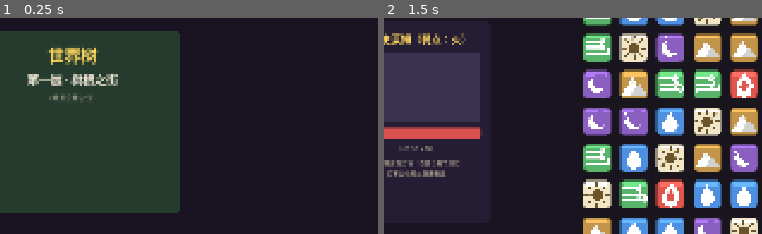
Above: before the commit, frames 1-2 (left to right).
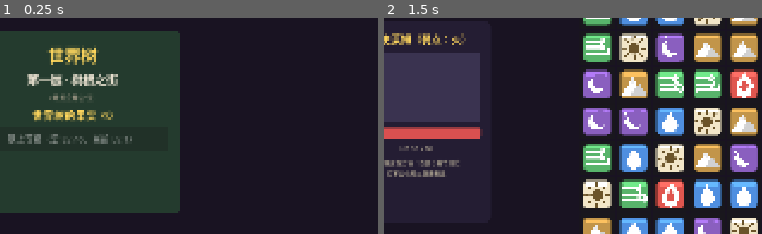
Above: after the commit, the same moments.

Repository: MengUkal/--Idle-simulation-management-self-test
Game: Godot game, scene res://scenes/main/main.tscn
Two runs of this game, one before a commit and one after it. Both use one fixed random seed, a clock stepped at 60 frames per second and the inputs below.
Inputs:
- Up to frame 1 (0.25 s): no input
- Up to frame 2 (1.5 s): click "献金升级 → Lv.2（10 G）" at 0.5 s; click "出发冒险（三消战斗）" at 1.25 s
The pictures show only the part of the screen within x 9-59%, y 24-74%; the shares and areas given below are measured in that part.

The runs differ from the first frame. In frame 1, 1.4% of the frame differs, in the area x 2-35%, y 42-59%; in frame 2, nothing differs.

Commit message:
feat(m4): rebirth system - fruits, gates, triple-track bonuses, save v4
- six design decisions approved via Q&A + numeric tuning finalized by simulation
- threshold step 5 (40/45/50...), fruit curve ((lv-30)/4)^1.8: Lv40=5/Lv45=10/Lv50=18
- per fruit: income +5%, train cost -2%, atk power +1% (sim: cycles 132-146 min converge, ancient tree killable round 3)
- do_rebirth() resets level/gold/lines, keeps holdings/market/fruits; save schema v3 -> v4
- main UI: fruit counter, offer-level panel + confirm dialog, Lv.38 wall guide toast
- dev panel: rebirth debug row; tests: 12 balance asserts + rebirth loop sim (4 suites green)

Diff:
--- a/autoload/event_bus.gd
+++ b/autoload/event_bus.gd
@@ -11,3 +11,4 @@
 signal essence_changed(total: int)          # 元素精华变化
 signal line_changed(kind: String, level: int)  # 训练线升级（atk/bounty/income）
 signal holdings_changed(idx: int, total: int)  # 标的持仓变化（交易所）
+signal rebirth_performed(gained: int, total: int, count: int)  # 重生完成（M4：本次果实/累计/轮数）
--- a/autoload/game_state.gd
+++ b/autoload/game_state.gd
@@ -11,11 +11,15 @@
 var bounty_line := 0                      # 赏金训练线等级
 var income_line := 0                      # 收入训练线等级
 var holdings := [0, 0, 0]                 # 交易所持仓（按 Balance.MARKET_TARGETS 顺序）
+var fruits := 0                           # 世界树的果实（重生永久货币，M4）
+var rebirth_count := 0                    # 已重生轮数（M4）
+var rebirth_guide_shown := false          # Lv.38 触墙引导已弹过（M4）
 
 
 func income_per_sec() -> float:
-	# 挂机收入 = 基础公式 × 收入训练线倍率
-	return Balance.income_per_sec(level) * Balance.train_multiplier(income_line)
+	# 挂机收入 = 基础公式 × 收入训练线倍率 × 果实加成（M4：每颗 +5%）
+	return Balance.income_per_sec(level) * Balance.train_multiplier(income_line) \
+		* Balance.income_fruit_mult(fruits)
 
 
 func add_essence(amount: int) -> void:
@@ -37,8 +41,9 @@
 
 
 func upgrade_line(kind: String) -> bool:
-	## 用元素精华升级训练线（NGU 式多线成长）
-	var cost := int(Balance.train_cost(line_level(kind)))
+	## 用元素精华升级训练线（NGU 式多线成长；费用乘果实折扣 × 轮数衰减，M4）
+	var cost := int(ceil(Balance.train_cost(line_level(kind)) \
+		* Balance.train_cost_mult(fruits, rebirth_count)))
 	if essence < cost:
 		return false
 	essence -= cost
@@ -54,6 +59,49 @@
 	if kind == "income":
 		EventBus.income_changed.emit(income_per_sec())
 	return true
+
+
+# ---------- 重生转生（M4，2026-10-10 六项拍板） ----------
+
+func rebirth_threshold() -> int:
+	## 本轮重生所需等级（40 + 8×已重生轮数）
+	return Balance.rebirth_threshold(rebirth_count)
+
+
+func pending_fruits() -> int:
+	## 若现在重生可获得的果实数
+	return Balance.fruits_for_level(level)
+
+
+func rebirth_ready() -> bool:
+	return level >= rebirth_threshold()
+
+
+func do_rebirth() -> int:
+	## 献上等级：重置换果实。返回本次获得的果实数（未达门槛返回 -1）。
+	## 清零：等级/吉尔/精华/三训练线/所在层；保留：果实、持仓、行情、累计统计。
+	if not rebirth_ready():
+		return -1
+	var gained := pending_fruits()
+	fruits += gained
+	rebirth_count += 1
+	money = Balance.START_MONEY
+	level = Balance.START_LEVEL
+	floor_index = 1
+	essence = 0
+	atk_line = 0
+	bounty_line = 0
+	income_line = 0
+	EventBus.money_changed.emit(money)
+	EventBus.income_changed.emit(income_per_sec())
+	EventBus.level_changed.emit(level)
+	EventBus.floor_changed.emit(floor_index)
+	EventBus.essence_changed.emit(essence)
+	EventBus.line_changed.emit("atk", 0)
+	EventBus.line_changed.emit("bounty", 0)
+	EventBus.line_changed.emit("income", 0)
+	EventBus.rebirth_performed.emit(gained, fruits, rebirth_count)
+	return gained
 
 
 func can_afford(cost: float) -> bool:
@@ -104,6 +152,9 @@
 	atk_line = 0
 	bounty_line = 0
 	income_line = 0
+	fruits = 0
+	rebirth_count = 0
+	rebirth_guide_shown = false
 	EventBus.money_changed.emit(money)
 	EventBus.income_changed.emit(income_per_sec())
 	EventBus.level_changed.emit(level)
@@ -184,5 +235,10 @@
 		"income":
 			income_line = lv
 	EventBus.line_changed.emit(kind, line_level(kind))
-	if kind == "income":
-		EventBus.income_changed.emit(income_per_sec())
+
+
+func debug_set_rebirth(new_fruits: int, new_count: int) -> void:
+	## 【修改器】直接设置果实与重生轮数（测试各档重生加成）
+	fruits = maxi(new_fruits, 0)
+	rebirth_count = maxi(new_count, 0)
+	EventBus.income_changed.emit(income_per_sec())
--- a/autoload/save_manager.gd
+++ b/autoload/save_manager.gd
@@ -3,7 +3,7 @@
 ## 【已拍板】离线收益 MVP 不做：关游戏期间不产出，读档回到离开时的数值。
 
 const SAVE_PATH := "user://save.json"
-const SCHEMA_VERSION := 3
+const SCHEMA_VERSION := 4
 
 var _autosave_timer := 0.0
 
@@ -37,6 +37,10 @@
 		"income_line": GameState.income_line,
 		"holdings": GameState.holdings.duplicate(),
 		"market": Market.dump_state(),
+		# schema v4 字段（重生，M4）
+		"fruits": GameState.fruits,
+		"rebirth_count": GameState.rebirth_count,
+		"rebirth_guide_shown": GameState.rebirth_guide_shown,
 	}
 	var file := FileAccess.open(SAVE_PATH, FileAccess.WRITE)
 	if file == null:
@@ -71,6 +75,10 @@
 	if h.size() == GameState.holdings.size():
 		GameState.holdings = h.duplicate()
 	Market.apply_state(data.get("market", {}))
+	# schema v4 字段（重生，M4；v3 旧档缺省为 0，天然兼容）
+	GameState.fruits = int(data.get("fruits", 0))
+	GameState.rebirth_count = int(data.get("rebirth_count", 0))
+	GameState.rebirth_guide_shown = bool(data.get("rebirth_guide_shown", false))
 
 
 func delete_save() -> void:
--- a/data/balance.gd
+++ b/data/balance.gd
@@ -113,6 +113,37 @@
 	return 1.0 + TRAIN_EFFECT_PER_LEVEL * float(line_level)
 
 
+# ---------- 重生公式（M4） ----------
+
+static func rebirth_threshold(rebirth_count: int) -> int:
+	## 第 rebirth_count+1 轮重生所需等级：已重生 0 次 → 40，1 次 → 48…
+	return REBIRTH_LEVEL_BASE + REBIRTH_LEVEL_STEP * rebirth_count
+
+
+static func fruits_for_level(level: int) -> int:
+	## 重生瞬间按当时等级一次性结算果实【数值定稿】
+	## 曲线：Lv.40→5、Lv.45→10、Lv.50→18、Lv.55→27、Lv.60→38
+	if level <= 30:
+		return 0
+	return int(pow((float(level) - 30.0) / FRUIT_DIV, FRUIT_POW))
+
+
+static func income_fruit_mult(fruits: int) -> float:
+	## 挂机收入果实乘数：每颗 +5%
+	return 1.0 + FRUIT_INCOME_PER * float(fruits)
+
+
+static func atk_fruit_mult(fruits: int) -> float:
+	## 攻击效果果实乘数：每颗 +1%（三轨化，数值定稿 2026-10-10）
+	return 1.0 + FRUIT_ATK_PER * float(fruits)
+
+
+static func train_cost_mult(fruits: int, rebirth_count: int) -> float:
+	## 训练费用总乘数：果实折扣 × 轮数永久衰减
+	return pow(1.0 - FRUIT_TRAIN_DISCOUNT, float(fruits)) \
+		* pow(1.0 - REBIRTH_TRAIN_DECAY, float(rebirth_count))
+
+
 static func trade_cost(price: float, shares: int) -> Dictionary:
 	## 买入成本：含 1% 手续费
 	var gross := price * float(shares)
@@ -125,6 +156,17 @@
 	var gross := price * float(shares)
 	return gross - gross * MARKET_FEE_RATE
 
+
+# ---------- 重生转生（M4，2026-10-10 六项拍板 + 数值定稿问答，详见设计文档 §14） ----------
+const REBIRTH_GUIDE_LEVEL := 38     # 【已拍板】首次触墙引导等级（弹世界树引导）
+const REBIRTH_LEVEL_BASE := 40      # 【已拍板】首轮重生门槛
+const REBIRTH_LEVEL_STEP := 5       # 【已拍板 8 → 数值定稿 5】每轮门槛递增（40/45/50…）
+const FRUIT_INCOME_PER := 0.05      # 【已拍板】每颗果实：挂机收入 +5%
+const FRUIT_TRAIN_DISCOUNT := 0.02  # 【已拍板】每颗果实：训练费用 -2%
+const FRUIT_ATK_PER := 0.01         # 【数值定稿】每颗果实：攻击效果 +1%（三轨化）
+const REBIRTH_TRAIN_DECAY := 0.05   # 【已拍板】每轮重生：训练费用永久 -5%
+const FRUIT_POW := 1.8              # 【数值定稿】果实公式幂次
+const FRUIT_DIV := 4.0              # 【数值定稿】果实公式除数（等级起点固定 30）
 
 # ---------- 存档 ----------
 const AUTOSAVE_INTERVAL_SEC := 10.0
--- a/scenes/dev/dev_panel.gd
+++ b/scenes/dev/dev_panel.gd
@@ -133,6 +133,37 @@
 	to_f1.pressed.connect(func() -> void: GameState.go_to_floor(1))
 	tp_row.add_child(to_f1)
 
+	# 重生（M4）
+	var rb_row := HBoxContainer.new()
+	rb_row.add_theme_constant_override("separation", 8)
+	box.add_child(rb_row)
+	var rb_lab := Label.new()
+	rb_lab.text = "重生调试"
+	rb_lab.custom_minimum_size = Vector2(92, 0)
+	rb_lab.add_theme_font_size_override("font_size", 16)
+	rb_lab.add_theme_color_override("font_color", COL_TEXT)
+	rb_row.add_child(rb_lab)
+	var fruit_input := LineEdit.new()
+	fruit_input.text = "10"
+	fruit_input.custom_minimum_size = Vector2(70, 32)
+	fruit_input.add_theme_font_size_override("font_size", 16)
+	rb_row.add_child(fruit_input)
+	var add_fruit := Button.new()
+	add_fruit.text = "果实+"
+	add_fruit.custom_minimum_size = Vector2(80, 32)
+	add_fruit.add_theme_font_size_override("font_size", 15)
+	add_fruit.pressed.connect(func() -> void:
+		GameState.debug_set_rebirth(GameState.fruits + _to_i(fruit_input.text), GameState.rebirth_count))
+	rb_row.add_child(add_fruit)
+	var set_rb := Button.new()
+	set_rb.text = "轮数设1"
+	set_rb.custom_minimum_size = Vector2(80, 32)
+	set_rb.add_theme_font_size_override("font_size", 15)
+	set_rb.tooltip_text = "把已重生轮数设为 1（模拟重生过一次的状态）"
+	set_rb.pressed.connect(func() -> void:
+		GameState.debug_set_rebirth(GameState.fruits, maxi(GameState.rebirth_count, 1)))
+	rb_row.add_child(set_rb)
+
 	# 棋盘工具（战斗界面生效）
 	var bd_row := HBoxContainer.new()
 	bd_row.add_theme_constant_override("separation", 8)
@@ -248,11 +279,12 @@
 
 
 func _refresh_stats() -> void:
-	_stats.text = "Lv.%d ｜ 吉尔 %s ｜ 精华 %d\n收入 %s/秒 ｜ 攻/赏/收线 %d/%d/%d ｜ 所在层 %d" % [
+	_stats.text = "Lv.%d ｜ 吉尔 %s ｜ 精华 %d\n收入 %s/秒 ｜ 攻/赏/收线 %d/%d/%d ｜ 所在层 %d\n果实 %d ｜ 已重生 %d 轮 ｜ 下轮门槛 Lv.%d" % [
 		GameState.level,
 		Balance.format_number(GameState.money),
 		GameState.essence,
 		Balance.format_number(GameState.income_per_sec()),
 		GameState.atk_line, GameState.bounty_line, GameState.income_line,
 		GameState.floor_index,
+		GameState.fruits, GameState.rebirth_count, GameState.rebirth_threshold(),
 	]
--- a/scenes/main/main.gd
+++ b/scenes/main/main.gd
@@ -26,6 +26,12 @@
 @onready var _reset_confirm: Control = %ResetConfirm
 @onready var _reset_cancel_btn: Button = %ResetCancelBtn
 @onready var _reset_apply_btn: Button = %ResetApplyBtn
+@onready var _fruits_label: Label = %FruitsLabel
+@onready var _rebirth_button: Button = %RebirthButton
+@onready var _rebirth_confirm: Control = %RebirthConfirm
+@onready var _rebirth_info: Label = %RebirthInfo
+@onready var _rebirth_cancel_btn: Button = %RebirthCancelBtn
+@onready var _rebirth_apply_btn: Button = %RebirthApplyBtn
 
 
 func _ready() -> void:
@@ -50,6 +56,7 @@
 	EventBus.save_completed.connect(_on_save_completed)
 	EventBus.essence_changed.connect(_on_essence_changed)
 	EventBus.line_changed.connect(_on_line_changed)
+	EventBus.rebirth_performed.connect(_on_rebirth_performed)
 	_upgrade_button.pressed.connect(_on_upgrade_pressed)
 	_floor2_button.pressed.connect(_on_floor2_pressed)
 	_adventure_button.pressed.connect(_on_adventure_pressed)
@@ -57,6 +64,9 @@
 	_reset_button.pressed.connect(_on_reset_pressed)
 	_reset_cancel_btn.pressed.connect(_on_reset_cancelled)
 	_reset_apply_btn.pressed.connect(_on_reset_confirmed)
+	_rebirth_button.pressed.connect(_on_rebirth_pressed)
+	_rebirth_cancel_btn.pressed.connect(_on_rebirth_cancelled)
+	_rebirth_apply_btn.pressed.connect(_on_rebirth_confirmed)
 	_line_atk.pressed.connect(_on_line_pressed.bind("atk"))
 	_line_bounty.pressed.connect(_on_line_pressed.bind("bounty"))
 	_line_income.pressed.connect(_on_line_pressed.bind("income"))
@@ -76,7 +86,9 @@
 
 func _on_level_changed(new_level: int) -> void:
 	_refresh_buttons()
+	_refresh_rebirth()
 	_check_milestone(new_level)
+	_check_rebirth_guide(new_level)
 
 
 func _on_money_not_enough(_needed: float) -> void:
@@ -138,6 +150,56 @@
 	GameState.upgrade_line(kind)
 
 
+# ---------- 重生转生（M4） ----------
+
+func _check_rebirth_guide(new_level: int) -> void:
+	## 【已拍板】Lv.38 首次触墙：世界树引导（仅首轮回弹一次，弹过即记档）
+	if GameState.rebirth_count > 0 or GameState.rebirth_guide_shown:
+		return
+	if new_level < Balance.REBIRTH_GUIDE_LEVEL:
+		return
+	GameState.rebirth_guide_shown = true
+	_show_toast("世界树低语：献金越来越重了……把等级献给我，我将结出果实回赠")
+
+
+func _on_rebirth_pressed() -> void:
+	if not GameState.rebirth_ready():
+		return
+	var gained := GameState.pending_fruits()
+	_rebirth_info.text = "将获得世界树的果实 ×%d\n（此后每颗果实：挂机收入 +5%%、训练费用 -2%%）\n\n将失去：Lv.%d 的等级、全部吉尔、全部训练线\n（交易所持仓与行情保留）" % [
+		gained, GameState.level,
+	]
+	_rebirth_confirm.visible = true
+
+
+func _on_rebirth_cancelled() -> void:
+	_rebirth_confirm.visible = false
+
+
+func _on_rebirth_confirmed() -> void:
+	_rebirth_confirm.visible = false
+	var gained := GameState.do_rebirth()
+	if gained < 0:
+		return
+	SaveManager.save()  # 重生是关键节点，立即落盘
+	_refresh_all()
+
+
+func _on_rebirth_performed(gained: int, total: int, count: int) -> void:
+	_show_toast("献上等级！世界树结出果实 ×%d（累计 %d，第 %d 轮）" % [gained, total, count])
+
+
+func _refresh_rebirth() -> void:
+	_fruits_label.text = "世界树的果实 ×%d" % GameState.fruits
+	var threshold := GameState.rebirth_threshold()
+	if GameState.rebirth_ready():
+		_rebirth_button.disabled = false
+		_rebirth_button.text = "献上等级（可得果实 ×%d）" % GameState.pending_fruits()
+	else:
+		_rebirth_button.disabled = true
+		_rebirth_button.text = "献上等级（需 Lv.%d，当前 Lv.%d）" % [threshold, GameState.level]
+
+
 # ---------- 刷新 ----------
 
 func _refresh_all() -> void:
@@ -146,6 +208,7 @@
 	_on_floor_changed(GameState.floor_index)
 	_refresh_buttons()
 	_refresh_training()
+	_refresh_rebirth()
 
 
 func _refresh_buttons() -> void:
@@ -173,10 +236,11 @@
 
 func _refresh_training() -> void:
 	_essence_label.text = "元素精华：%d" % GameState.essence
+	var tcm := Balance.train_cost_mult(GameState.fruits, GameState.rebirth_count)
 	for kind: String in _line_buttons.keys():
 		var btn: Button = _line_buttons[kind]
 		var lv := GameState.line_level(kind)
-		var cost := int(Balance.train_cost(lv))
+		var cost := int(ceil(Balance.train_cost(lv) * tcm))
 		btn.text = "%s Lv.%d → %d（%d 精华）" % [LINE_NAMES[kind], lv, lv + 1, cost]
 		btn.disabled = GameState.essence < cost
 
--- a/scenes/main/main.tscn
+++ b/scenes/main/main.tscn
@@ -108,6 +108,21 @@
 text = "（场景立绘占位）"
 horizontal_alignment = 1
 
+[node name="FruitsLabel" type="Label" parent="TreePanel/TreeBox" unique_id=2100000101]
+unique_name_in_owner = true
+layout_mode = 2
+theme_override_colors/font_color = Color(1, 0.84313726, 0.36862746, 1)
+theme_override_font_sizes/font_size = 26
+text = "世界树的果实 ×0"
+horizontal_alignment = 1
+
+[node name="RebirthButton" type="Button" parent="TreePanel/TreeBox" unique_id=2100000102]
+unique_name_in_owner = true
+custom_minimum_size = Vector2(0, 56)
+layout_mode = 2
+theme_override_font_sizes/font_size = 21
+text = "献上等级（需 Lv.40）"
+
 [node name="RightPanel" type="VBoxContainer" parent="." unique_id=1502659765]
 layout_mode = 0
 anchor_left = 1.0
@@ -280,3 +295,54 @@
 theme_override_colors/font_color = Color(1, 0.5, 0.5, 1)
 theme_override_font_sizes/font_size = 20
 text = "确定重置"
+
+[node name="RebirthConfirm" type="CenterContainer" parent="." unique_id=2100000103]
+unique_name_in_owner = true
+visible = false
+layout_mode = 0
+anchor_right = 1.0
+anchor_bottom = 1.0
+
+[node name="RebirthPanel" type="PanelContainer" parent="RebirthConfirm" unique_id=2100000104]
+custom_minimum_size = Vector2(560, 0)
+layout_mode = 2
+theme_override_styles/panel = SubResource("StyleBoxFlat_iuonh")
+
+[node name="RebirthBox" type="VBoxContainer" parent="RebirthConfirm/RebirthPanel" unique_id=2100000105]
+layout_mode = 2
+theme_override_constants/separation = 14
+
+[node name="RebirthTitle" type="Label" parent="RebirthConfirm/RebirthPanel/RebirthBox" unique_id=2100000106]
+layout_mode = 2
+theme_override_colors/font_color = Color(1, 0.84313726, 0.36862746, 1)
+theme_override_font_sizes/font_size = 28
+text = "献上等级"
+horizontal_alignment = 1
+
+[node name="RebirthInfo" type="Label" parent="RebirthConfirm/RebirthPanel/RebirthBox" unique_id=2100000107]
+unique_name_in_owner = true
+layout_mode = 2
+theme_override_colors/font_color = Color(0.9098039, 0.8784314, 0.8117647, 1)
+theme_override_font_sizes/font_size = 20
+text = "……"
+horizontal_alignment = 1
+
+[node name="RebirthButtons" type="HBoxContainer" parent="RebirthConfirm/RebirthPanel/RebirthBox" unique_id=2100000108]
+layout_mode = 2
+theme_override_constants/separation = 16
+alignment = 1
+
+[node name="RebirthCancelBtn" type="Button" parent="RebirthConfirm/RebirthPanel/RebirthBox/RebirthButtons" unique_id=2100000109]
+unique_name_in_owner = true
+custom_minimum_size = Vector2(140, 48)
+layout_mode = 2
+theme_override_font_sizes/font_size = 20
+text = "再练练"
+
+[node name="RebirthApplyBtn" type="Button" parent="RebirthConfirm/RebirthPanel/RebirthBox/RebirthButtons" unique_id=2100000110]
+unique_name_in_owner = true
+custom_minimum_size = Vector2(140, 48)
+layout_mode = 2
+theme_override_colors/font_color = Color(1, 0.84313726, 0.36862746, 1)
+theme_override_font_sizes/font_size = 20
+text = "献上等级"
--- a/tests/balance_test.gd
+++ b/tests/balance_test.gd
@@ -49,6 +49,20 @@
 	check("训练线 1→2 费用 = 25×1.35", Balance.train_cost(1), 25.0 * 1.35)
 	check("训练线 2 级倍率 = 1.10", Balance.train_multiplier(2), 1.10)
 	check("里程碑 Lv.8 奖励 30 精华", Balance.MILESTONE_EP[8], 30)
+	# 重生公式（M4，2026-10-10 六项拍板 + 数值定稿）
+	check("重生门槛：0 轮 = 40", Balance.rebirth_threshold(0), 40)
+	check("重生门槛：1 轮 = 45", Balance.rebirth_threshold(1), 45)
+	check("重生门槛：3 轮 = 55", Balance.rebirth_threshold(3), 55)
+	check("果实结算：Lv.30 = 0", Balance.fruits_for_level(30), 0)
+	check("果实结算：Lv.40 = 5", Balance.fruits_for_level(40), 5)
+	check("果实结算：Lv.45 = 10", Balance.fruits_for_level(45), 10)
+	check("果实结算：Lv.55 = 27", Balance.fruits_for_level(55), 27)
+	check("果实收入乘数：7 颗 = 1.35", Balance.income_fruit_mult(7), 1.35)
+	check("果实收入乘数：0 颗 = 1.0", Balance.income_fruit_mult(0), 1.0)
+	check("果实攻击乘数：20 颗 = 1.20", Balance.atk_fruit_mult(20), 1.20)
+	check("训练费用乘数：0 果 0 轮 = 1.0", Balance.train_cost_mult(0, 0), 1.0)
+	check("训练费用乘数：2 果 1 轮 = 0.98²×0.95", Balance.train_cost_mult(2, 1),
+		pow(0.98, 2.0) * pow(0.95, 1.0))
 	# 第二层怪物表与怪物池切换
 	check("第二层常驻怪物 6 只", Balance.MONSTERS_FLOOR2.size(), 6)
 	check("怪物池按层切换", Balance.monster_pool(2).size(), 6)
--- a/tests/sim_test.gd
+++ b/tests/sim_test.gd
@@ -12,6 +12,9 @@
 var atk_line := 0
 var bounty_line := 0
 var income_line := 0
+var fruits := 0                # 世界树的果实（M4）
+var rebirth_count := 0         # 已重生轮数（M4）
+var milestone_taken := {}      # 本轮已领的等级里程碑（每轮重生重发）
 
 var _fails := 0
 
@@ -37,6 +40,9 @@
 	print("")
 	print("=== 三、主动游玩 2 小时模拟（战斗 + 献金 + 训练线） ===")
 	_active_sim()
+	print("")
+	print("=== 四、重生循环模拟（M4 数值定稿：步进5+陡果实+三轨，门槛即重生） ===")
+	_rebirth_sim()
 	print("")
 	print("---")
 	print("模拟结束：%d 项标记" % _fails)
@@ -107,7 +113,7 @@
 		moves_used += 1
 		var waves: Array = rep["waves"]
 		var dmg_f := 0.0
-		var atk_mult := Balance.train_multiplier(atk_line)
+		var atk_mult := Balance.train_multiplier(atk_line) * Balance.atk_fruit_mult(fruits)
 		for i in waves.size():
 			var wave_mult := 1.0 + Balance.CHAIN_BONUS_PER_WAVE * float(i)
 			for entry in waves[i]:
@@ -224,6 +230,7 @@
 		while level < 60 and money >= Balance.upgrade_cost(level):
 			money -= Balance.upgrade_cost(level)
 			level += 1
+			_grant_milestones()
 		# 花：训练线（策略：攻击 > 收入 > 赏金，能升就升）
 		var spent := true
 		while spent:
@@ -257,3 +264,119 @@
 	])
 	check("二层在成型练度下可正常击杀（≥60%）", floor2_battles == 0 or floor2_kills * 100 / floor2_battles >= 60,
 		"二层击杀率仅 %d%%" % (100 * floor2_kills / maxf(floor2_battles, 1)))
+
+
+# ---------- 四、重生循环模拟（M4，2026-10-10 六项拍板） ----------
+
+func _grant_milestones() -> void:
+	## 等级里程碑一次性精华【拍板：每轮重生重发，作为开局加速器】
+	for lv in Balance.MILESTONE_EP.keys():
+		if level >= int(lv) and not milestone_taken.has(lv):
+			milestone_taken[lv] = true
+			essence += int(Balance.MILESTONE_EP[lv])
+
+
+func _rebirth_sim() -> void:
+	## 策略：贪心弱属性 AI 打怪；攒够就献金；训练优先级 攻>收>赏（费用乘果实折扣×轮衰减）；
+	## 达到当轮门槛（40+5n）立刻重生。全部规则镜像 Balance 定稿公式。
+	## 【数值定稿 2026-10-10】步进 5 + 陡果实公式 + 三轨加成（收入+5%/训练-2%/攻击+1% 每颗）。
+	money = 0.0
+	level = 1
+	essence = 0
+	atk_line = 0
+	bounty_line = 0
+	income_line = 0
+	fruits = 0
+	rebirth_count = 0
+	milestone_taken = {}
+	var t := 0.0
+	var round_start := 0.0
+	var ten_min_levels: Array = []   # 每轮开局 10 分钟时的等级
+	var ten_min_marked := false
+	var reports: Array = []
+	var elite_rates: Array = []      # 每轮门槛时点的古树击杀数（/8）
+	var MAX_ROUNDS := 4
+	var TIME_CAP := 12.0 * 3600.0
+	while rebirth_count < MAX_ROUNDS and t < TIME_CAP:
+		var floor_idx := 1 if level < Balance.FLOOR_2_LEVEL_REQ else 2
+		var monster := _pick_monster(floor_idx)
+		var steps := Balance.battle_steps(level)
+		var r := _simulate_battle(floor_idx, monster, steps)
+		var duration := float(r["moves"]) * SECONDS_PER_MOVE
+		t += duration
+		if r["killed"]:
+			money += float(r["bounty"])
+		essence += r["ep"]
+		# 挂机收入照跑 ×果实加成
+		money += Balance.income_per_sec(level) * Balance.train_multiplier(income_line) \
+			* Balance.income_fruit_mult(fruits) * duration
+		# 献金连升 + 里程碑（每轮重发）
+		while level < 100 and money >= Balance.upgrade_cost(level):
+			money -= Balance.upgrade_cost(level)
+			level += 1
+			_grant_milestones()
+		# 训练（费用乘果实折扣 × 轮数永久衰减）
+		var tcm := Balance.train_cost_mult(fruits, rebirth_count)
+		var spent := true
+		while spent:
+			spent = false
+			for kind_pair in [["atk", atk_line], ["income", income_line], ["bounty", bounty_line]]:
+				var cost := int(ceil(Balance.train_cost(kind_pair[1]) * tcm))
+				if essence >= cost:
+					essence -= cost
+					match kind_pair[0]:
+						"atk": atk_line += 1
+						"income": income_line += 1
+						"bounty": bounty_line += 1
+					spent = true
+		# 10 分钟采样（按本轮起点计时，t 是绝对时间不能直接比较）
+		if not ten_min_marked and t - round_start >= 600.0:
+			ten_min_levels.append(level)
+			ten_min_marked = true
+		# 门槛即重生
+		if level >= Balance.rebirth_threshold(rebirth_count):
+			var ekills := 0
+			for i in 8:
+				if _simulate_battle(2, Balance.MONSTER_ELITE_FLOOR2, Balance.battle_steps(level))["killed"]:
+					ekills += 1
+			elite_rates.append(ekills)
+			var gained := Balance.fruits_for_level(level)
+			reports.append({
+				"round": rebirth_count, "minutes": (t - round_start) / 60.0,
+				"level": level, "gained": gained, "fruits": fruits + gained,
+				"atk": atk_line, "inc": income_line, "bounty": bounty_line,
+			})
+			fruits += gained
+			rebirth_count += 1
+			money = 0.0
+			essence = 0
+			atk_line = 0
+			bounty_line = 0
+			income_line = 0
+			milestone_taken = {}
+			round_start = t
+			ten_min_marked = false
+			level = 1
+	# ---- 报告 ----
+	for rep: Dictionary in reports:
+		print("  第 %d 轮 → Lv.%d 重生：周期 %.0f 分钟 | +果实 %d（累计 %d）| 练度 攻%d/收%d/赏%d" % [
+			rep["round"], rep["level"], rep["minutes"], rep["gained"], rep["fruits"],
+			rep["atk"], rep["inc"], rep["bounty"],
+		])
+	for i in elite_rates.size():
+		print("  第 %d 轮门槛练度：古树击杀 %d/8" % [i, elite_rates[i]])
+	for i in ten_min_levels.size():
+		print("  第 %d 轮开局 10 分钟：Lv.%d" % [i, ten_min_levels[i]])
+	# ---- 验收线【数值定稿 2026-10-10：周期收敛带 90~155 分钟；果实积累后开局变强；古树第 3 轮稳定击杀】 ----
+	for rep: Dictionary in reports:
+		check("第 %d 轮周期在验收带内（90~155 分钟）" % int(rep["round"]),
+			float(rep["minutes"]) >= 90.0 and float(rep["minutes"]) <= 155.0,
+			"实际 %.0f 分钟" % float(rep["minutes"]))
+	if ten_min_levels.size() >= 4:
+		check("果实积累后开局肉眼变强（第 3 轮 ≥ 首轮+3 级）",
+			int(ten_min_levels[3]) >= int(ten_min_levels[0]) + 3,
+			"首轮 Lv.%d vs 第 3 轮 Lv.%d" % [ten_min_levels[0], ten_min_levels[3]])
+	if elite_rates.size() >= 4:
+		# 拍板目标 62.5%（5/8），护栏取 50% 容随机波动
+		check("第 3 轮门槛练度古树稳定击杀（≥4/8 护栏）", int(elite_rates[3]) >= 4,
+			"击杀 %d/8" % int(elite_rates[3]))
Not shown, changed: docs/开发环境.md
Not shown, changed: docs/开发路线图.md
Not shown, changed: docs/游戏设计文档.md
